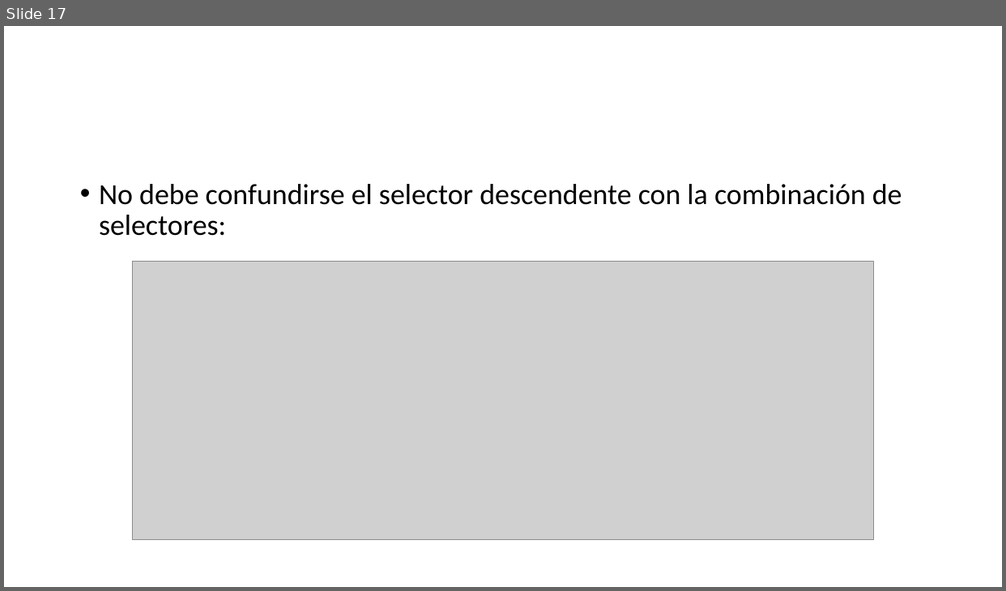
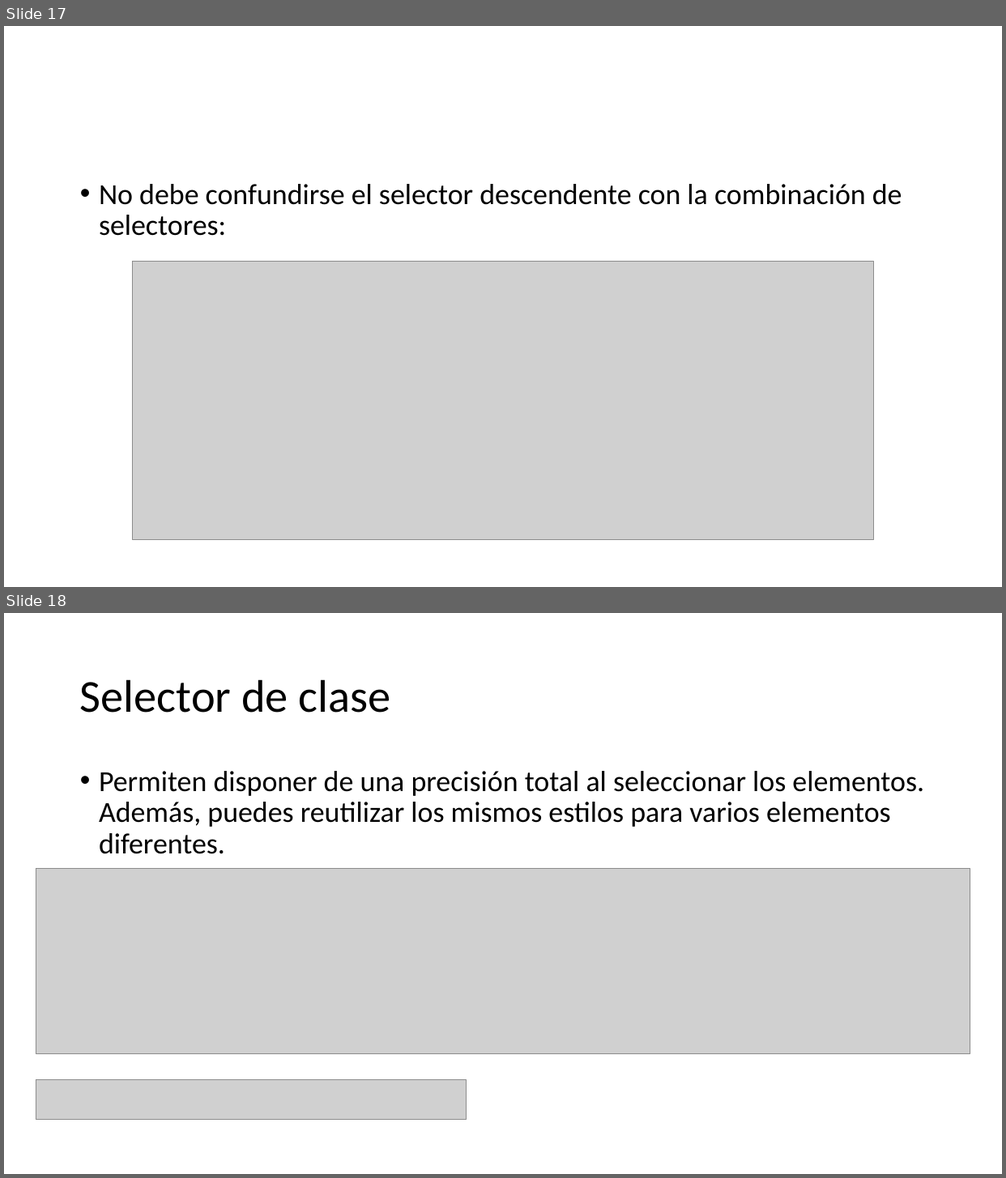
Before and after one commit to DanielCornelio/cssWorkshop, a slide deck: Introducción a CSS.pptx. Shown one above the other, each under a label of ours: slide 17 before the commit, slides 17 and 18 after it. The pictures are 1006x591 and 1006x1178 pixels, drawn with LibreOffice and Linux fonts; fonts in the diff are those of the drawing; grey boxes stand for pictures. Boxes give left, top, right and bottom in pixels: in the first picture for what was removed or moved away, otherwise in the second. Text is boxed around its words. In the diff, an @@ line names an element or a change of style, - is before the commit and + after.

```diff
--- a/Introducción a CSS.pptx
+++ b/Introducción a CSS.pptx
@@ slide 18 added at [4,613,1002,1174], background #FFFFFF @@
@@ title added at [80,679,391,713], 44 pt, text #000000 @@
+Selector de clase
@@ text added at [99,771,924,854], 28 pt, text #000000 @@
+• Permiten disponer de una precisión total al seleccionar los elementos. Además, puedes reutilizar los mismos estilos para varios elementos diferentes.
@@ picture added at [36,868,970,1054] @@
@@ picture added at [36,1080,467,1120] @@
```
Also in this commit, not shown: 1 slide changed, 3 other slides added, 1 slide removed, 2 other files.
